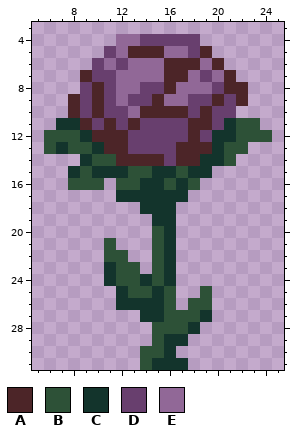
A pixel-art sprite gets an edit: Medival_pack/textures/blocks/flower_paeonia.png. The picture above was drawn from the file before the commit.
The file is 32x32 pixels. Shown: x 5..25, y 3..31.
Palette (. is transparent): A #4c2528  B #2d5137  C #13342c  D #683f6e  E #916897
The result:
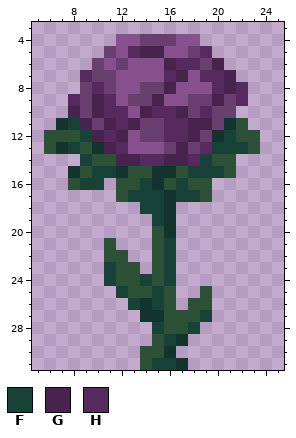
Colours new in this view: F #184137  G #47234e  H #562a5e
Difference:
Colour E changes from #916897 to #86518d.
There is now colour B in row 13 at x 23; in row 15 at x 21; in rows 16 to 17 at x 19.
The edit turns colour C into colour B in row 14 at x 20; in row 17 at x 12.
The edit turns colour A into colour D in row 13 at x 18.
The edit turns colour E into colour D in row 6 at x 19.
The edit turns colour D into colour E in row 4 at x 17 to 18; in row 12 at x 13; in row 13 at x 13 to 15.
There is now colour F in row 15 at x 20; in row 17 at x 18.
The edit turns colour B into colour F in row 13 at x 8 and 21 to 22; in row 16 at x 9 to 10; in row 28 at x 15.
The edit turns colour C into colour F in row 11 at x 8; in row 12 at x 9 and 21; in row 13 at x 20; in row 14 at x 9 and 19; in row 15 at x 10 to 11 and 18 to 19; in row 16 at x 14 and 17.
The edit turns colour C into colour F in row 17 at x 13 to 15 and 17; in row 18 at x 14 to 15; in row 19 at x 15; in rows 21 to 22 at x 16; in row 23 at x 11 and 16; in row 24 at x 11, 14 and 16.
The edit turns colour C into colour F in row 25 at x 12 and 15; in row 26 at x 13 and 15; in row 27 at x 19; in row 28 at x 18; in row 29 at x 16; in row 31 at x 15 to 16.
The edit turns colour A into colour G in row 5 at x 14 to 15; in row 6 at x 16 and 20; in row 7 at x 17 and 21; in row 8 at x 16 and 21; in row 9 at x 10, 15 and 20; in row 10 at x 8, 10, 14 and 17.
The edit turns colour A into colour G in row 11 at x 9, 11, 13 and 18 to 19; in row 12 at x 10, 12 and 18; in row 13 at x 11 and 17; in row 14 at x 12 to 13 and 17.
The edit turns colour D into colour G in row 14 at x 16.
The edit turns colour A into colour H in row 5 at x 13 and 19; in row 6 at x 17 to 18; in row 7 at x 9 and 16; in row 8 at x 10 and 22; in row 9 at x 8 and 22; in row 10 at x 15 to 16 and 19.
The edit turns colour A into colour H in row 12 at x 11; in row 13 at x 12 and 19; in row 14 at x 14 to 15 and 18.
The edit turns colour D into colour H in row 7 at x 19; in row 8 at x 20; in row 9 at x 11; in row 10 at x 11 to 12; in row 11 at x 12 and 16 to 17; in row 12 at x 16 to 17.
The edit turns colour E into colour H in row 7 at x 20.
The author cleared colour B in row 11 at x 23; in row 12 at x 24.
The author cleared colour C in row 26 at x 12.
Where, in picture pixels (left, top, right, bottom), the same in both pictures:
changed: (68, 34, 272, 370)
